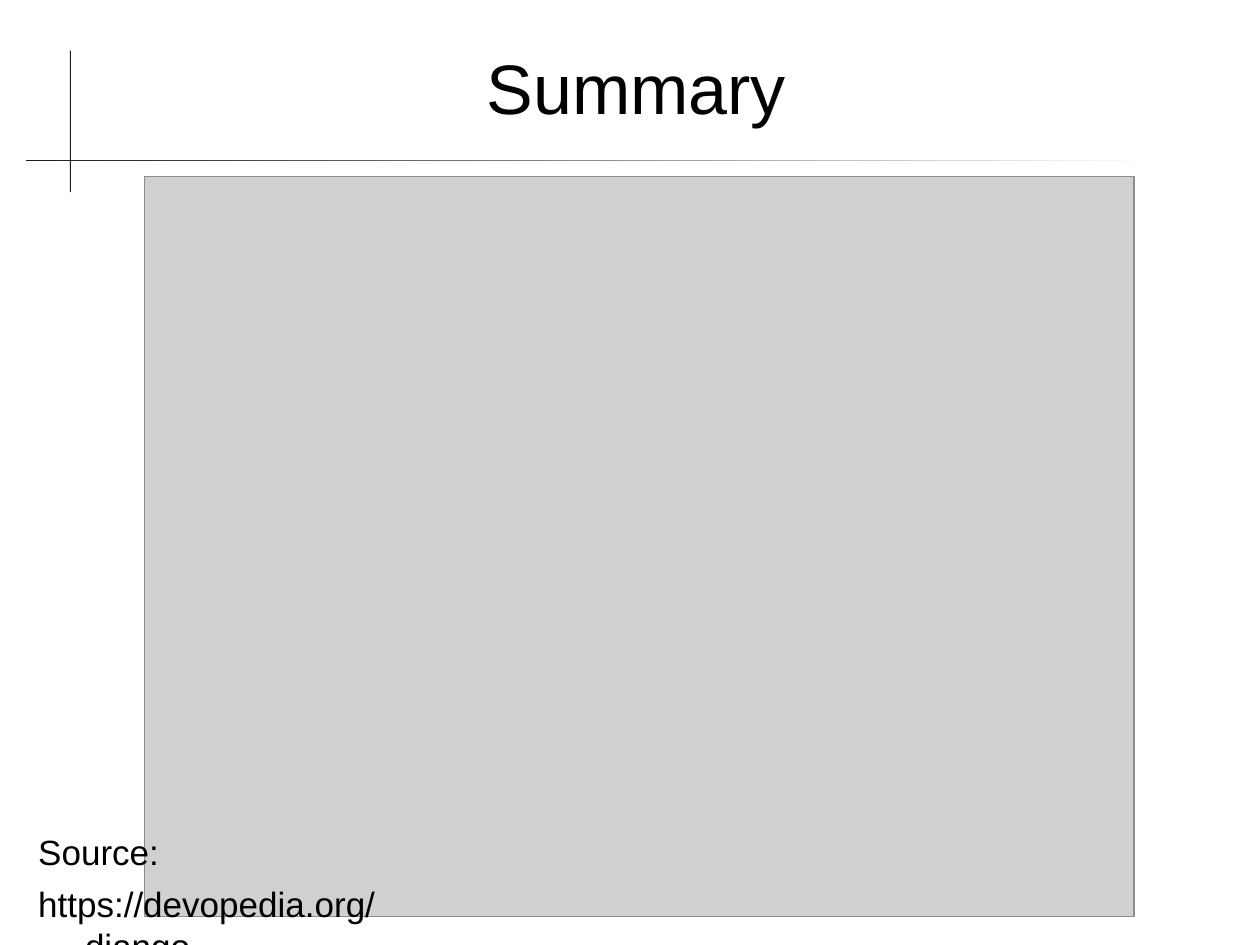
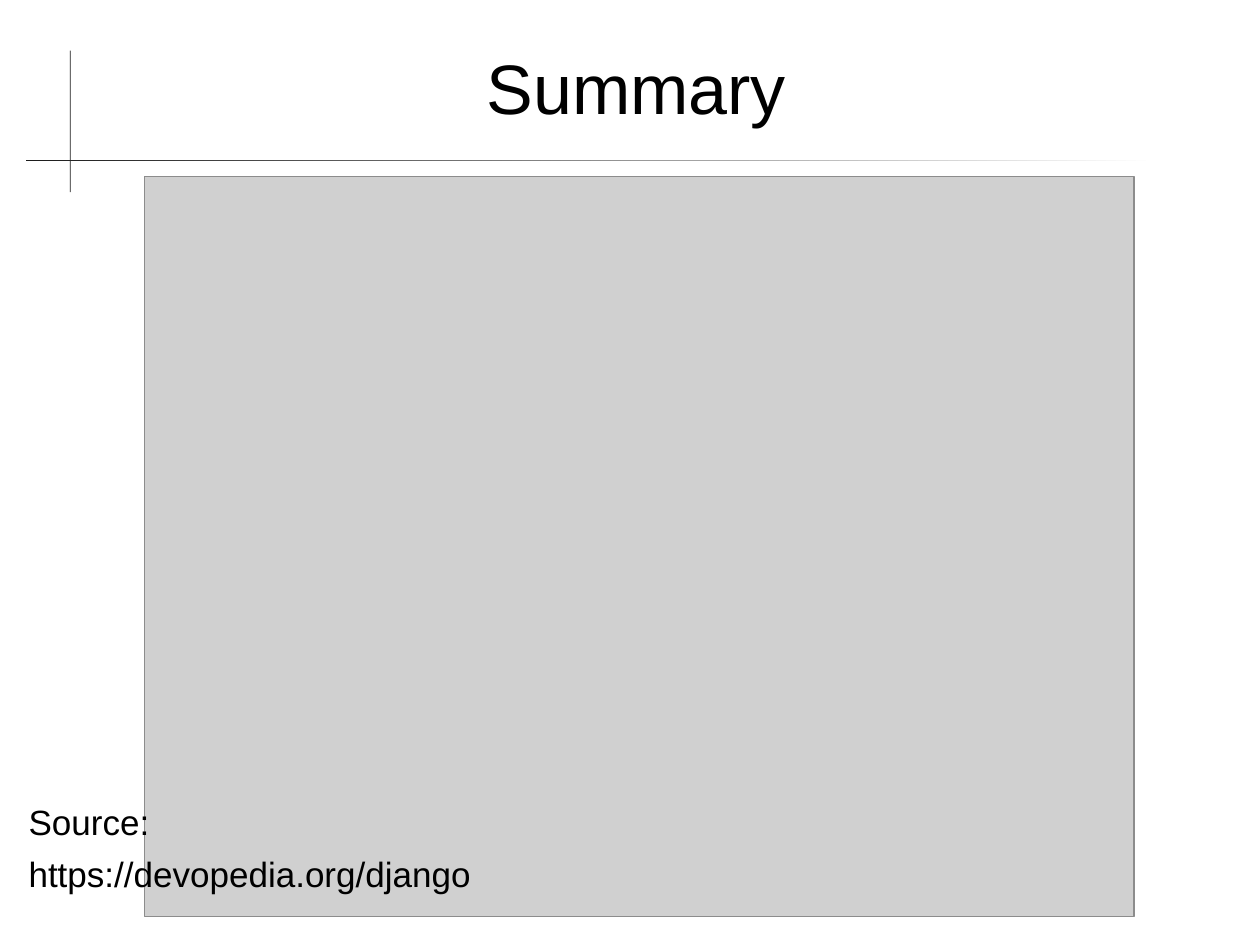
Before and after one commit to cpske/ISP, a slide deck: slide 9 of web/Frameworks.ppt (slide 8 before the commit). Drawn at 1260x945 pixels with LibreOffice and Linux fonts; fonts in the diff are those of the drawing; grey boxes stand for pictures. Boxes give left, top, right and bottom in pixels: in the first picture for what was removed or moved away, otherwise in the second. Text is boxed around its words. In the diff, an @@ line names an element or a change of style, - is before the commit and + after.

```diff
--- a/web/Frameworks.ppt
+++ b/web/Frameworks.ppt
@@ text "Source:" rewrapped from (38,836,375,924) to (29,807,471,894) @@
```
Also in this commit, not shown: 5 other slides changed, 2 slides added, 5 other files.
